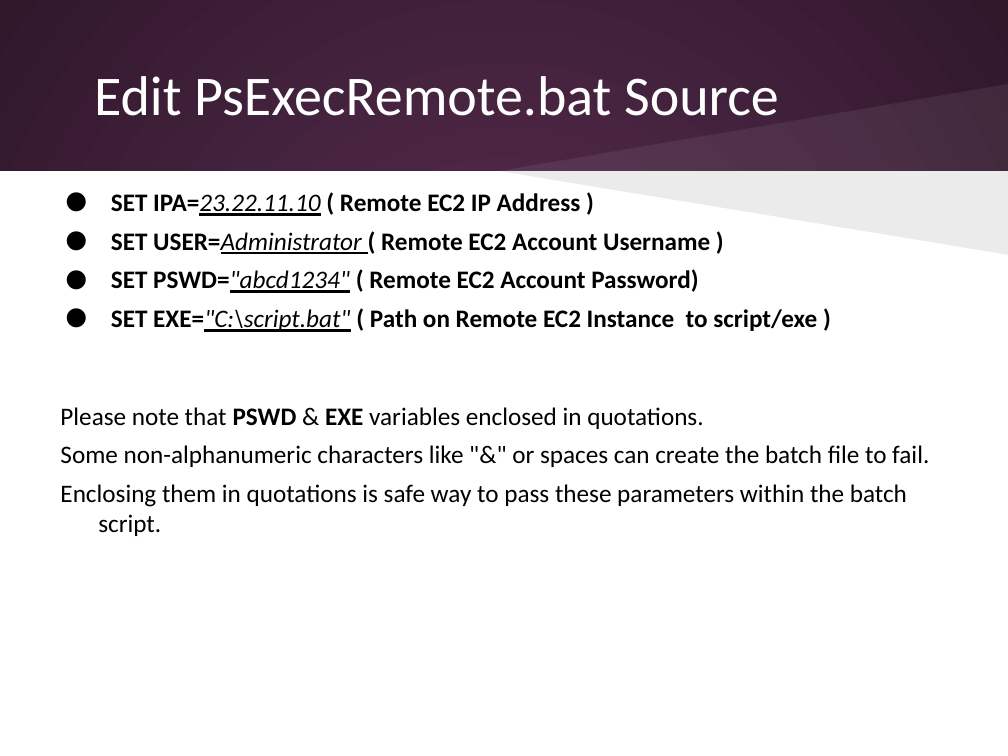
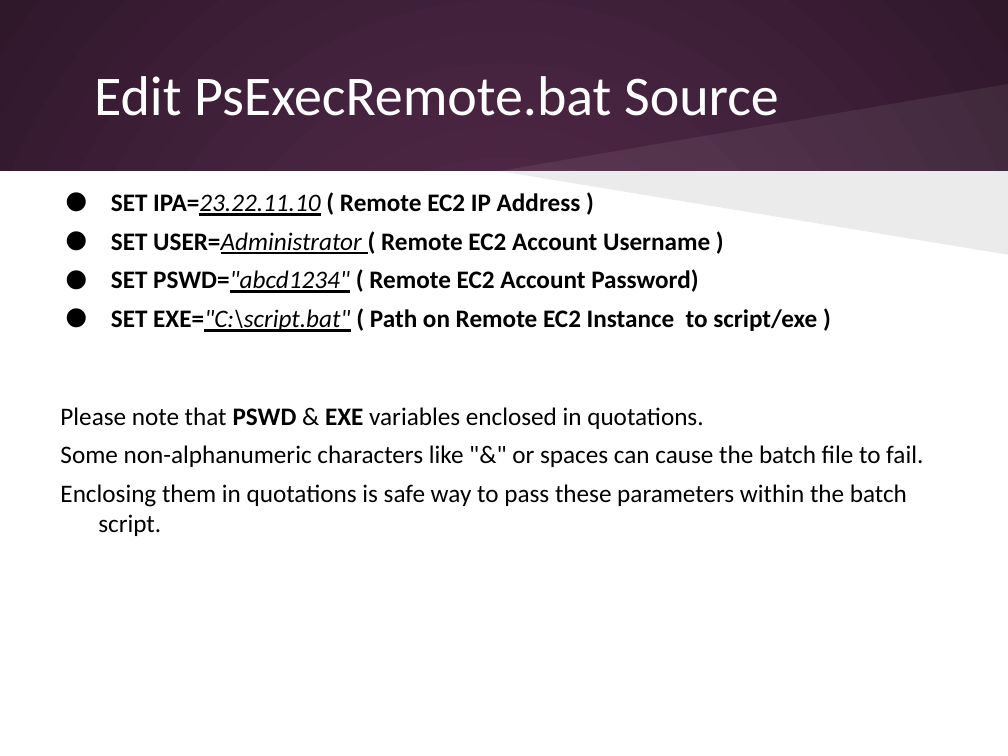
Before and after one commit to vijayphilip/PsExecRemoteWinEC2, a slide deck: slide 5 of PsExecRemote.pptx. Drawn at 1008x756 pixels with LibreOffice and Linux fonts; fonts in the diff are those of the drawing. Boxes give left, top, right and bottom in pixels: in the first picture for what was removed or moved away, otherwise in the second. Text is boxed around its words. In the diff, an @@ line names an element or a change of style, - is before the commit and + after.

Commit message:
Update Slides

```diff
--- a/PsExecRemote.pptx
+++ b/PsExecRemote.pptx
@@ text at [60,445,923,467]: text changed @@
-Some non-alphanumeric characters like "&" or spaces can create the batch file to fail.
+Some non-alphanumeric characters like "&" or spaces can cause the batch file to fail.
```
Also in this commit, not shown: 2 other files.
